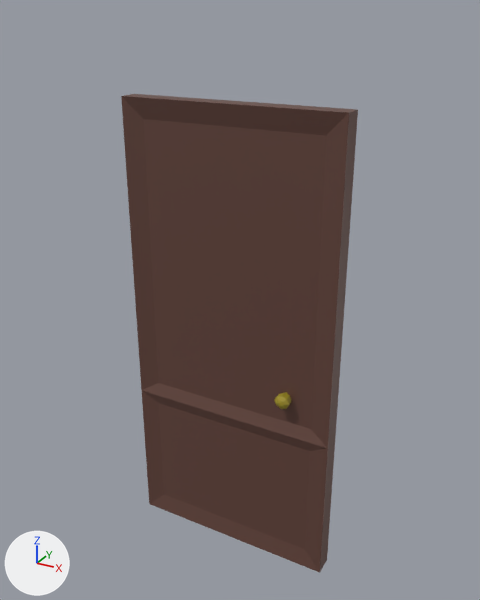
The FBX model Graphic/TutorialObjects/M_Door.fbx as it was, and as the next commit left it.
The view is the same before and after, from a camera (50 mm lens) standing at (1.51, -1.93, 2.06) and looking at (0.43, 0.04, 1.08). Every picture has the same lights, and +X, +Y and +Z are marked at lower left. Where no turn or scale is listed for an object, it has been applied to the vertices.

The older version as bpy lines, for what is in view:
```python
me_cube_048 = bpy.data.meshes.new('Cube.048')
me_cube_048.from_pydata(...)  # 156 vertices, 150 faces; spans x 0.0..0.83, y -0.07..0.07, z 0.01..1.78
me_cube_048.materials.append(mat_door)  # picture img_doorpng_png
# before: 0 (0.83, -0.04, 1.78) at pixel (349, 112), 3 (0.0, -0.04, 1.78) at pixel (121, 96), 75 (0.83, 0.04, 1.78) at pixel (358, 109), 78 (0.0, 0.04, 1.78) at pixel (134, 93), 103 (0.83, 0.0, 1.78) at pixel (353, 111)
# before: 104 (0.0, 0.0, 1.78) at pixel (128, 94)
ob_backupdoor = bpy.data.objects.new('BackupDoor', me_cube_048)
ob_backupdoor.location = (0.0, 0.0, 0.0)
```
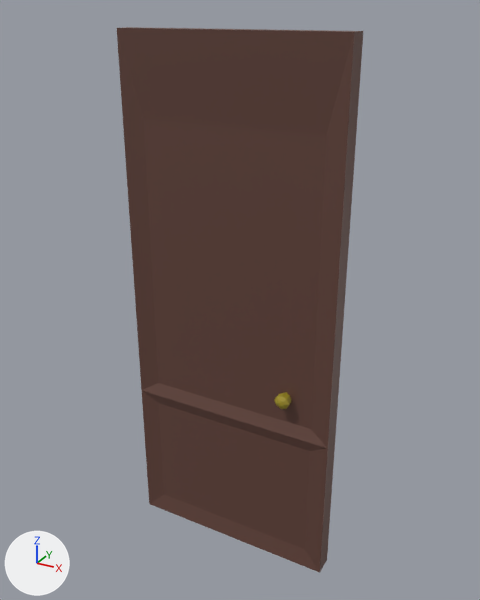
The change in detail:
me_cube_048 has 156 vertices, 150 faces and spans x 0.0..0.83, y -0.07..0.07, z 0.01..1.78.
me_cube_048 is used by ob_backupdoor; location (0.0, 0.0, 0.0).
Part 1, on me_cube_048:
Vertices 0, 3, 75, 78, 103, 104 of me_cube_048 move by (0.0, 0.0, 0.22).

What differs and where, as boxes (x1, y1, x2, y2) in the pictures (480 x 600 px; the box of a moved part takes in the faces that stretch with it):
'BackupDoor', reshaped (14% taller): before (121, 94, 358, 573); after (117, 27, 363, 573)
part 1 of me_cube_048, moved or reshaped: before (121, 94, 358, 448); after (117, 27, 363, 448)
